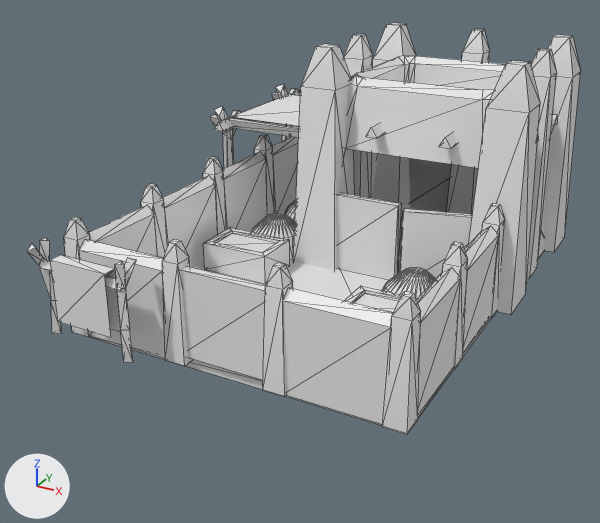
Renders of the COLLADA model art/meshes/structural/mande/corral.dae from each side of a commit.
The view is the same before and after, from a 50 mm camera at (11.5, -23.3, 12.0) aimed at (-0.5, -1.4, 1.1). The lights are fixed; the arrows at lower left show +X, +Y and +Z. The picture after the commit comes second. Mesh edges are drawn as thin lines. Vertices at exactly the same position are counted once.

Objects in the first picture: 'corral'.
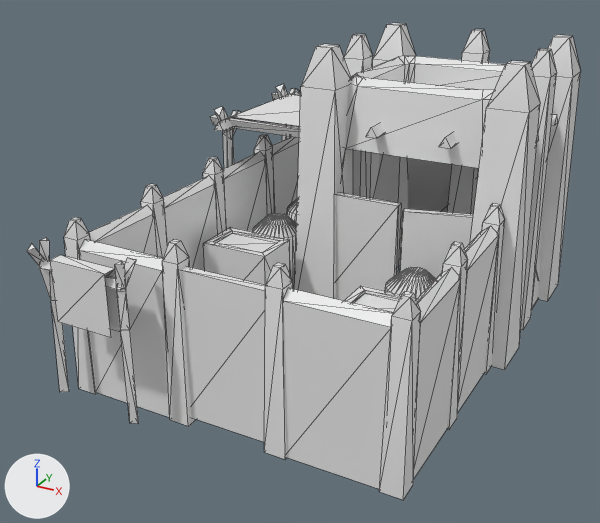
Changed parts and their boxes [x1, y1, x2, y2] in the pictures (600 x 523 px; the box of a moved part takes in the faces that stretch with it):
'corral', reshaped (16% taller)
    before: [27, 23, 581, 434]
    after: [27, 23, 581, 500]
part 1 of me_esfera_382, deleted (mostly hidden)
    before: [89, 210, 491, 425]
part 2 of me_esfera_382, moved or reshaped
    before: [51, 58, 581, 434]
    after: [51, 58, 581, 500]

The change in detail:
me_esfera_382 is used by ob_corral; location (0.0, 0.0, 0.0).
me_esfera_382 had 948 vertices, 1425 faces and spanned x -6.0..6.1, y -8.5..7.6, z -1.0..7.6.
me_esfera_382 now has 940 vertices, 1413 faces and spans x -6.0..6.1, y -8.5..7.6, z -3.0..7.6.
me_esfera_382 part 1: the loose piece of 8 vertices spanning x -4.9..5.5, y -6.9..6.9, z -0.3..0.2 is deleted.
Part 2, on me_esfera_382:
280 vertices in x -5.5..6.1, y -8.3..7.6, z -1.0..0.3 move by (0.0, 0.0, -2.0).
